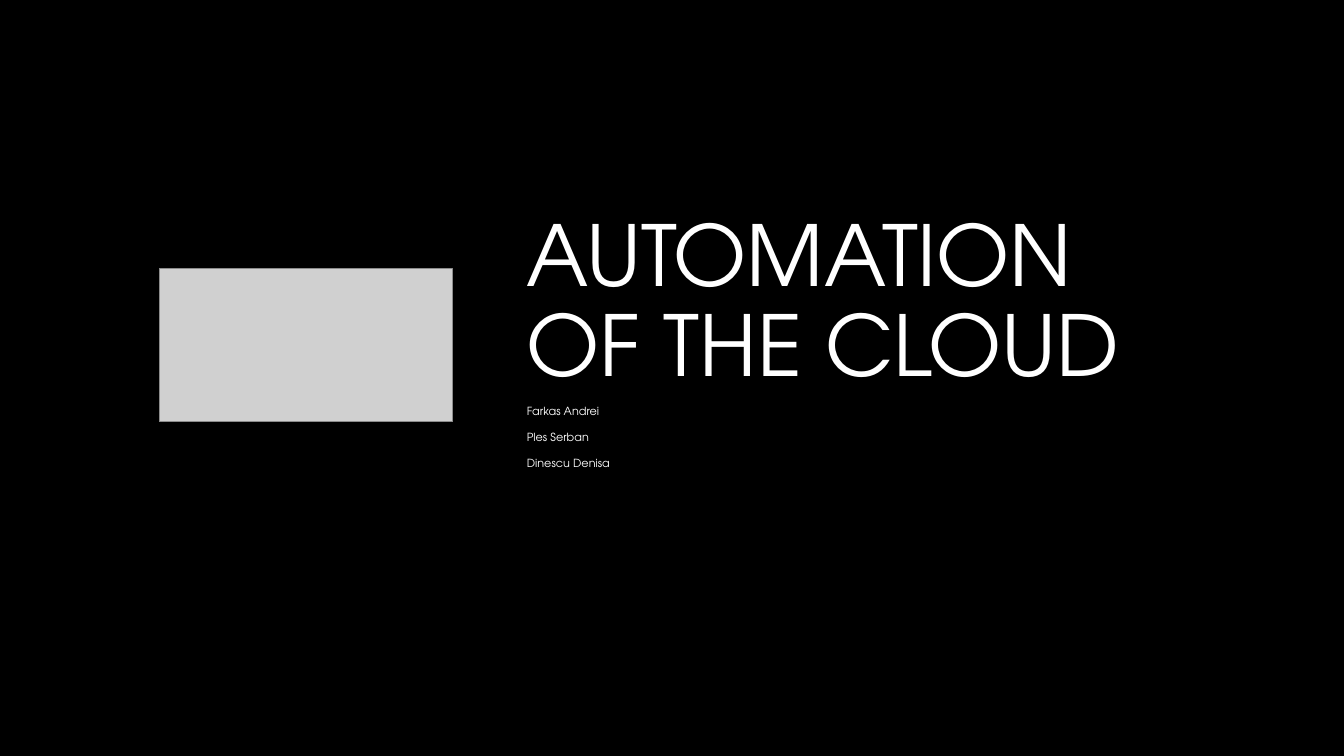
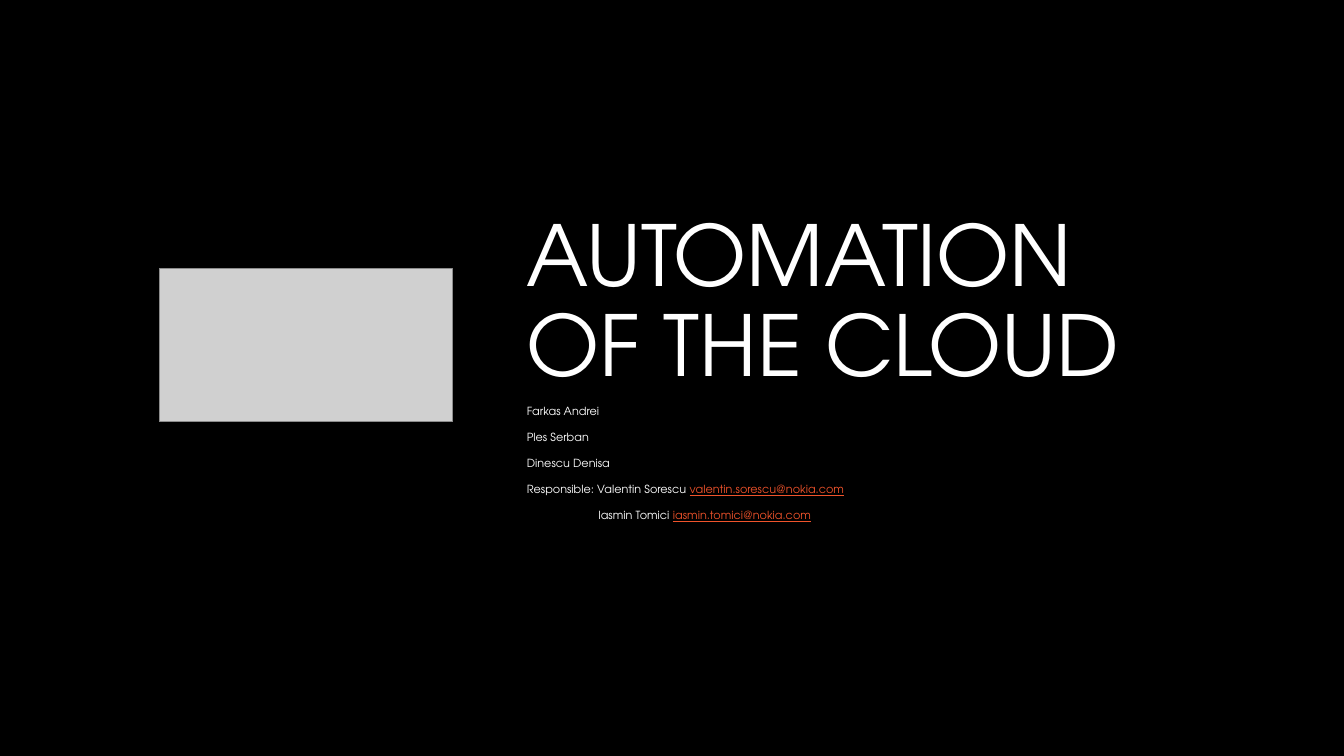
Before and after one commit to serbanples/Nokia_Cloud_Automation, a slide deck: slide 1 of Automation of the Cloud.pptx. Drawn at 1344x756 pixels with LibreOffice and Linux fonts; fonts in the diff are those of the drawing; grey boxes stand for pictures; background and template pictures are left out. Boxes give left, top, right and bottom in pixels: in the first picture for what was removed or moved away, otherwise in the second. Text is boxed around its words. In the diff, an @@ line names an element or a change of style, - is before the commit and + after.

```diff
--- a/Automation of the Cloud.pptx
+++ b/Automation of the Cloud.pptx
@@ subtitle at (527,484,844,522): paragraphs added @@
+Responsible: Valentin Sorescu valentin.sorescu@nokia.com
+Iasmin Tomici iasmin.tomici@nokia.com
```
Also in this commit, not shown: 7 other slides changed, 2 other files.
